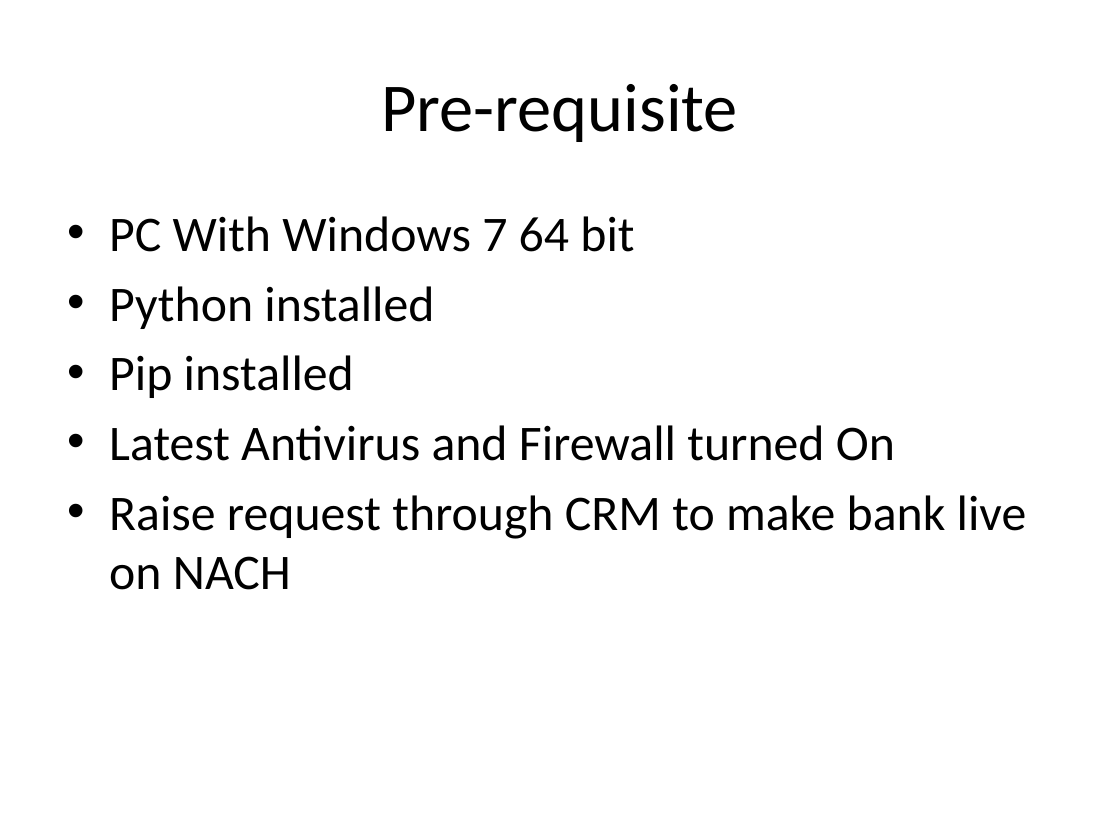
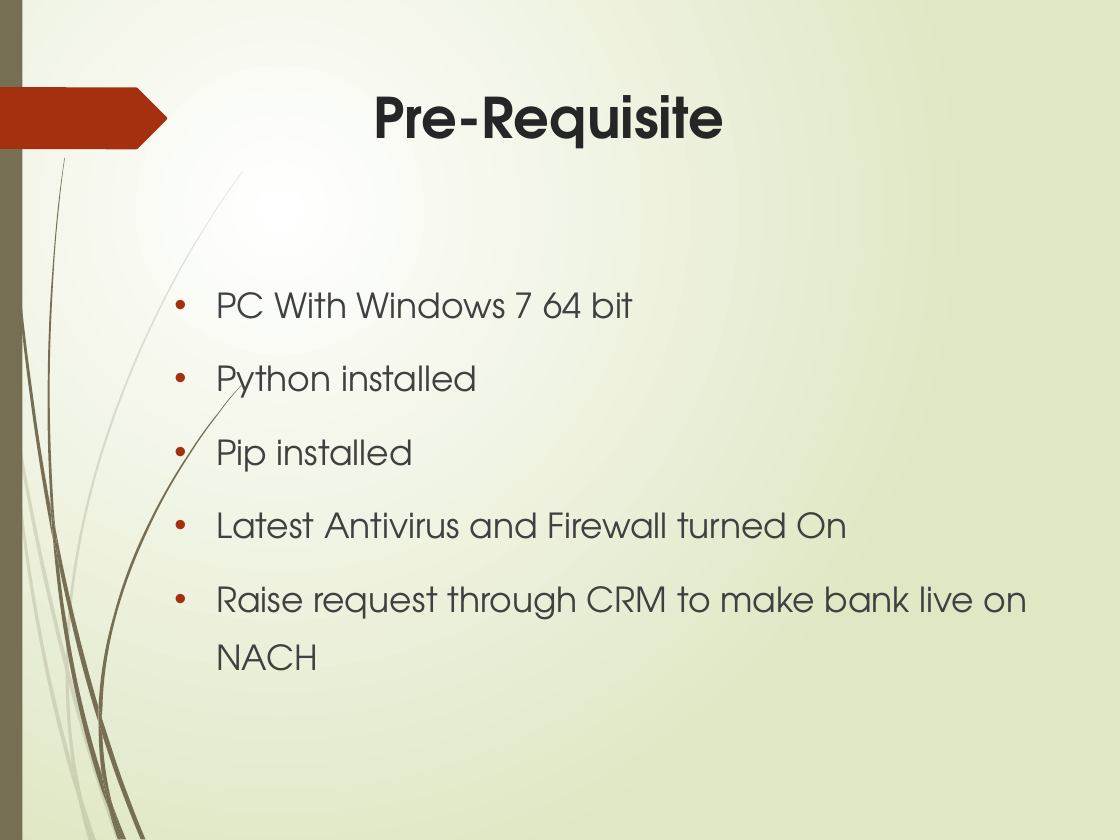
Before and after one commit to amitcharaya/CBDTWEB, a slide deck: slide 2 of CBDT ON NACH.pptx. Drawn at 1120x840 pixels with LibreOffice and Linux fonts; fonts in the diff are those of the drawing. Boxes give left, top, right and bottom in pixels: in the first picture for what was removed or moved away, otherwise in the second. Text is boxed around its words. In the diff, an @@ line names an element or a change of style, - is before the commit and + after.

```diff
--- a/CBDT ON NACH.pptx
+++ b/CBDT ON NACH.pptx
@@ background #FFFFFF to gradient #FFFFFF to #DFE8C4 @@
@@ rectangle added at [0, 0, 22, 840], fill #766F54 @@
@@ title "Pre-Requisite" at [374, 95, 725, 149]: vertical alignment middle to top @@
@@ freeform shape added at [0, 87, 167, 150], fill #A53010 @@
@@ title at [374, 95, 725, 149]: text changed; size 44 to 36 pt; font Calibri to TeX Gyre Adventor; text colour #000000 to #262626; bold on @@
-Pre-requisite
+Pre-Requisite
@@ text "PC With Windows 7 64 ...": place and size @@
-text "PC With Windows 7 64 ..." at [109, 216, 1027, 590]
+text "PC With Windows 7 64 ..." at [216, 292, 1028, 671]
@@ text "PC With Windows 7 64 ..." at [216, 292, 1028, 671]: size 32 to 22.2 pt, font Calibri to TeX Gyre Adventor, text colour #000000 to #404040; line spacing 1 to 1.4; more space between paragraphs @@
@@ group added at [0, 171, 243, 840]: 10 freeform shapes @@
@@ group added at [2, 0, 242, 840]: 12 freeform shapes @@
```
Also in this commit, not shown: 12 other slides changed, 10 slides added, 10 slides removed, 4 other files.
